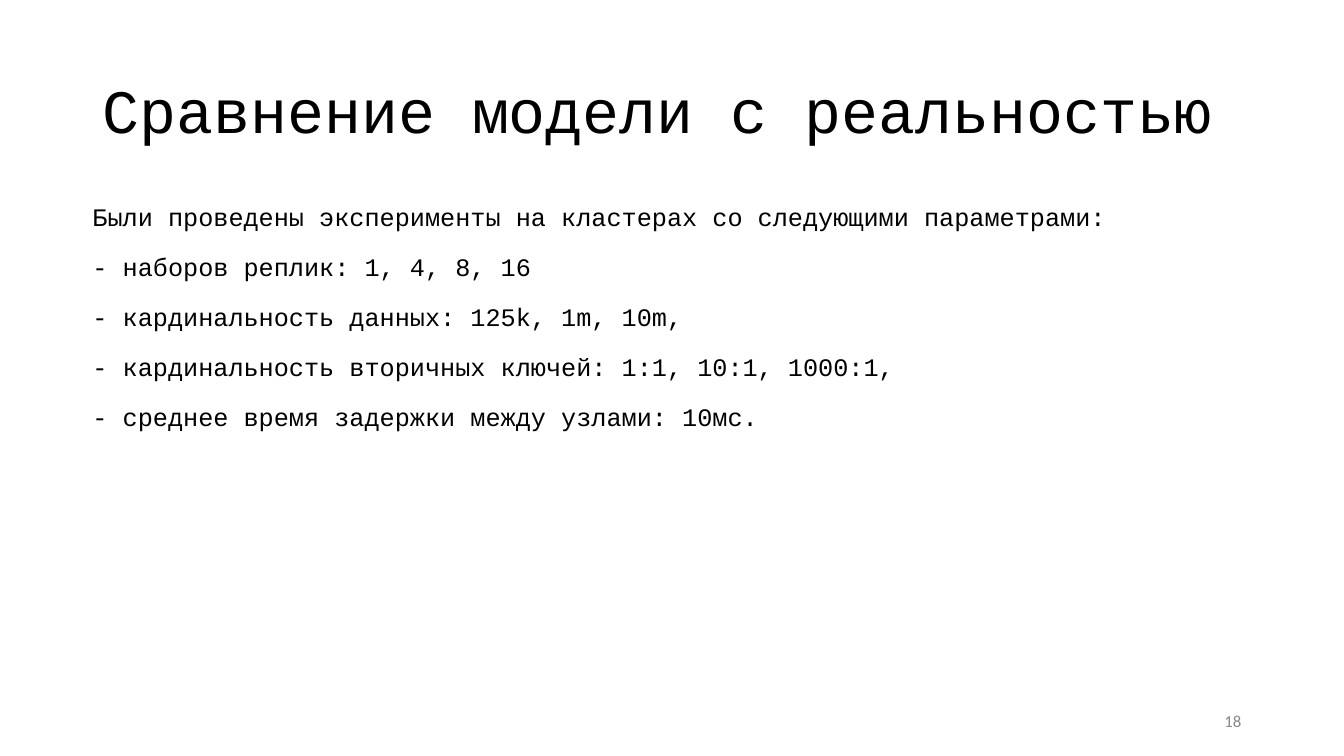
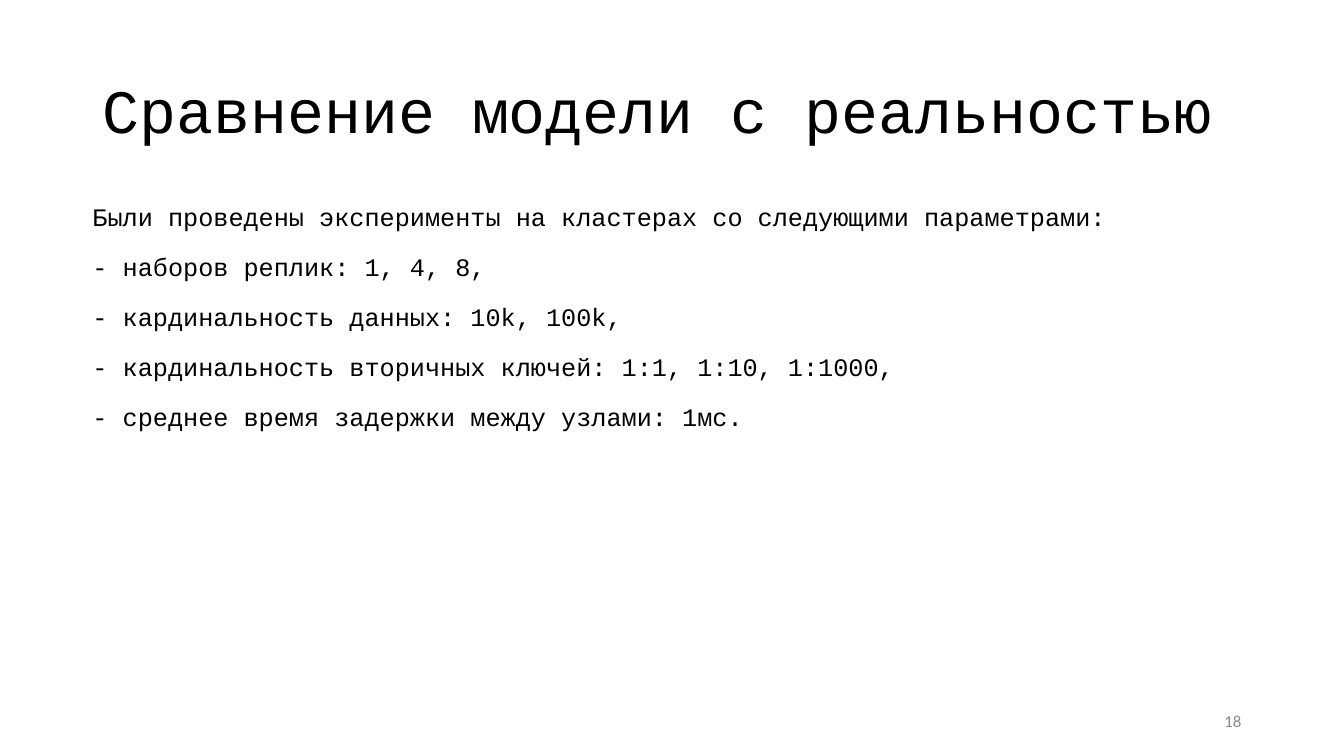
Before and after one commit to vitosotdihaet/pind, a slide deck: slide 18 of diploma/presentation.odp. Drawn at 1344x756 pixels with LibreOffice and Linux fonts; fonts in the diff are those of the drawing. Boxes give left, top, right and bottom in pixels: in the first picture for what was removed or moved away, otherwise in the second. Text is boxed around its words. In the diff, an @@ line names an element or a change of style, - is before the commit and + after.

```diff
--- a/diploma/presentation.odp
+++ b/diploma/presentation.odp
@@ text at [123, 258, 894, 432]: text changed @@
-- наборов реплик: 1, 4, 8, 16
-- кардинальность данных: 125k, 1m, 10m,
-- кардинальность вторичных ключей: 1:1, 10:1, 1000:1,
-- среднее время задержки между узлами: 10мс.
+- наборов реплик: 1, 4, 8,
+- кардинальность данных: 10k, 100k,
+- кардинальность вторичных ключей: 1:1, 1:10, 1:1000,
+- среднее время задержки между узлами: 1мс.
```
Also in this commit, not shown: 8 other slides changed, 3 other files.
